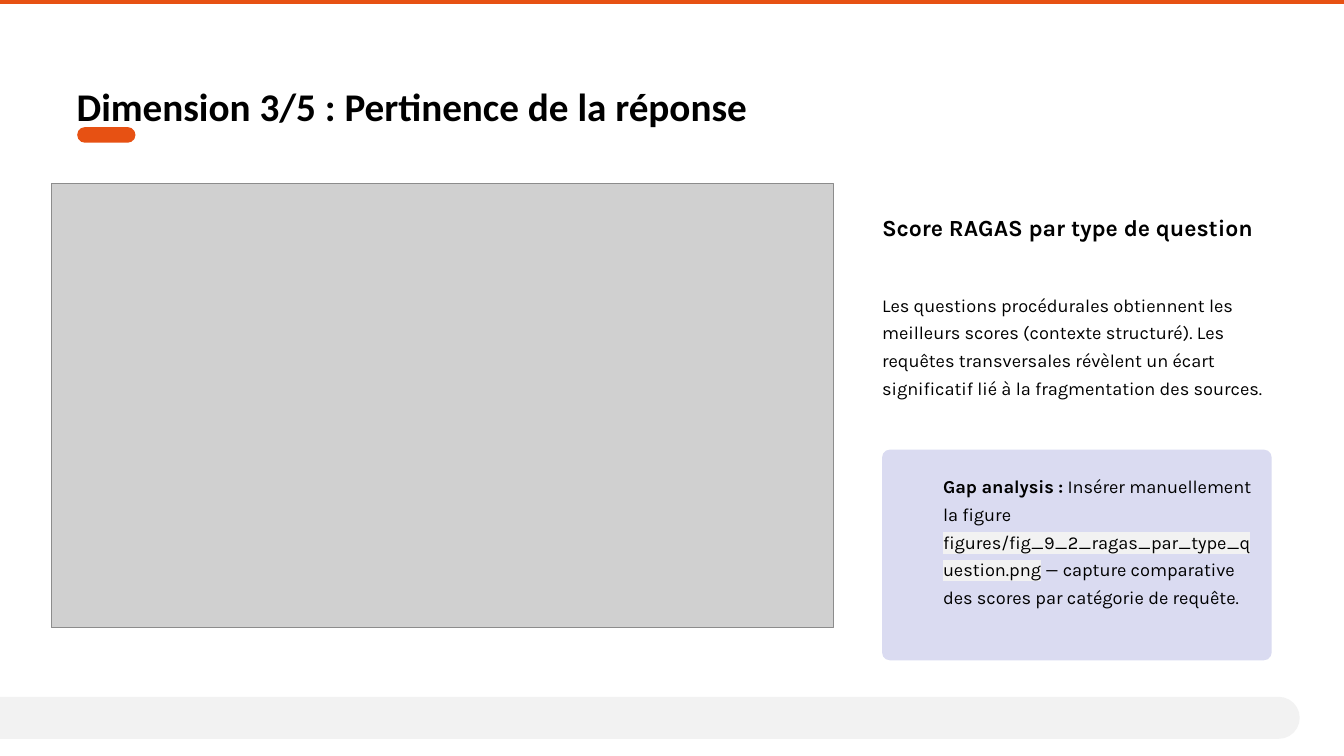
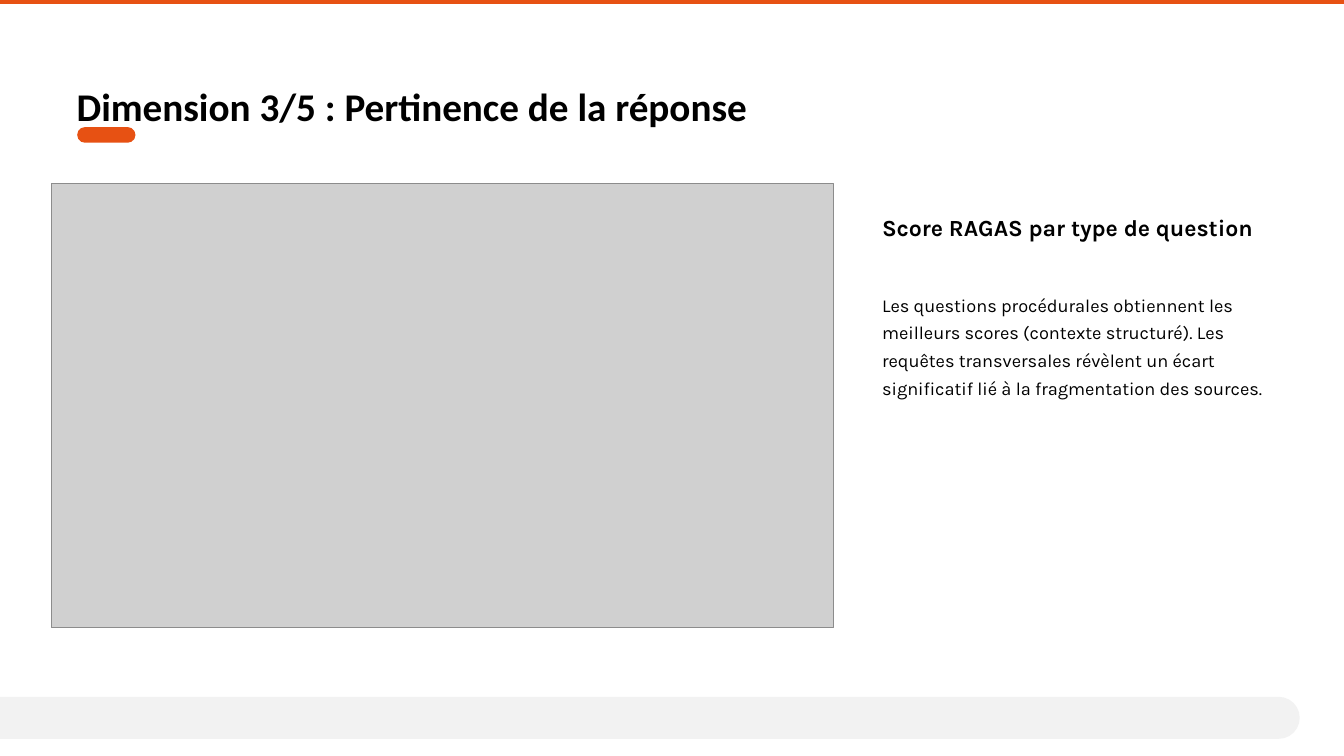
Before and after one commit to AurelienLELEU/memoire, a slide deck: slide 9 of Évaluer la cohérence et la fiabilité d'un système RAG en contexte industriel critique.pptx (slide 8 before the commit). Drawn at 1344x756 pixels with LibreOffice and Linux fonts; fonts in the diff are those of the drawing; grey boxes stand for pictures; background and template pictures are left out. Boxes give left, top, right and bottom in pixels: in the first picture for what was removed or moved away, otherwise in the second. Text is boxed around its words. In the diff, an @@ line names an element or a change of style, - is before the commit and + after.

```diff
--- a/Évaluer la cohérence et la fiabilité d'un système RAG en contexte industriel critique.pptx
+++ b/Évaluer la cohérence et la fiabilité d'un système RAG en contexte industriel critique.pptx
@@ rounded rectangle removed at (882, 450, 1272, 660) @@
@@ text removed at (943, 479, 1251, 609) @@
-Gap analysis : Insérer manuellement la figure figures/fig_9_2_ragas_par_type_question.png — capture comparative des scores par catégorie de requête.
```
Also in this commit, not shown: 6 other slides changed, 2 slides added, 1 slide removed, 1 other file.
